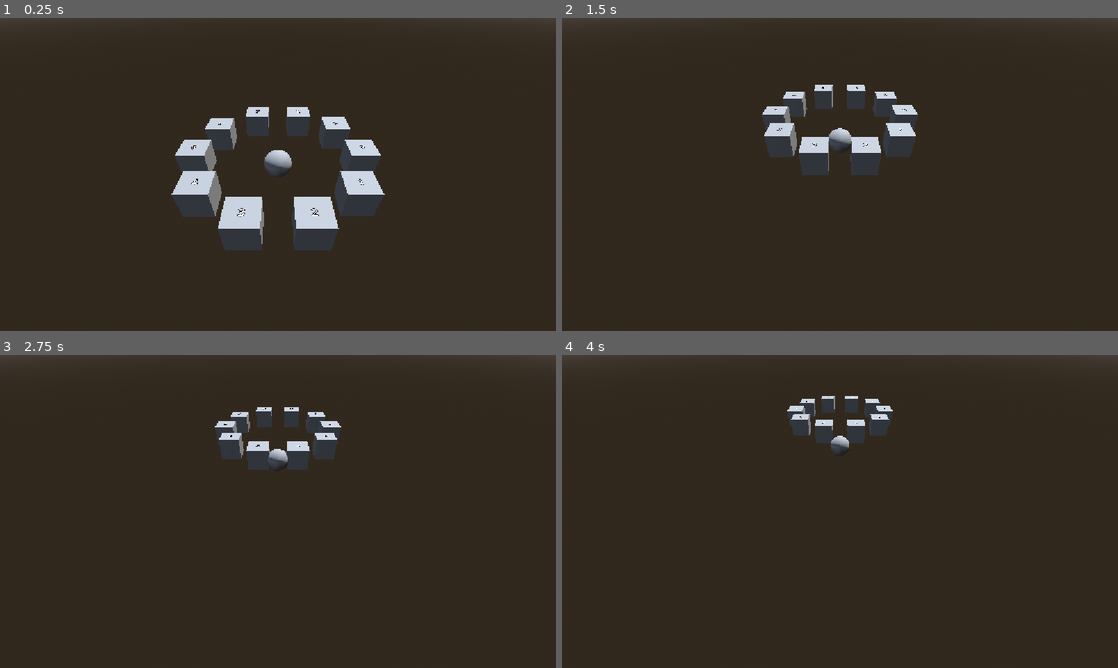
Above: before the commit, frames 1-4 (two rows, left to right).
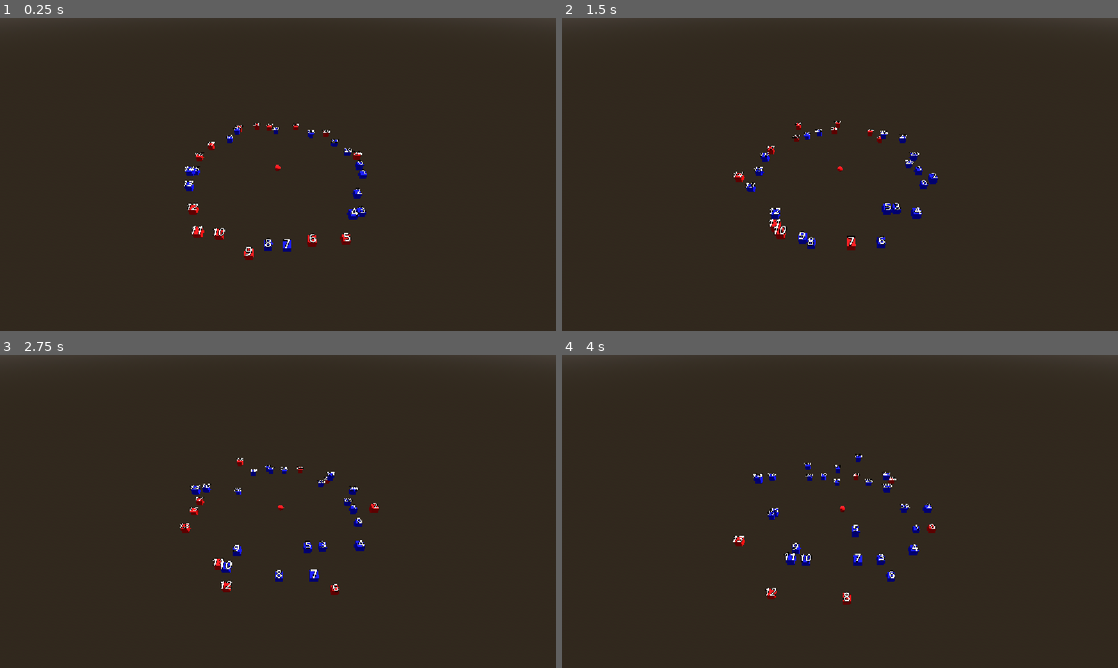
Above: after the commit, the same moments.

Repository: rubedo-red/AI-ICA
Game: Godot game, scene res://main_scene.tscn
The game is run twice, just before and just after one commit, with the same random seed, the same clock (stepped at 60 frames per second) and the same inputs.
Inputs:
- Up to frame 1 (0.25 s): no input
- Up to frame 2 (1.5 s): no input
- Up to frame 3 (2.75 s): no input
- Up to frame 4 (4 s): no input

The runs differ from the first frame. In frame 1, 8.5% of the frame differs, in the area x 30-70%, y 28-78%; in frame 2, 5.4%; in frame 3, 3.7%; in frame 4, 2.9%.

Commit message:
cohesion
added cohesion and fixed movement bug

Diff:
--- a/boid.gd
+++ b/boid.gd
@@ -1,12 +1,15 @@
-extends Node
+extends Node3D
 
 var id: int
+var pullStrength:float
+var cohesionSize:float
 
-func setup( boid_id : int = 0) -> void:
+func setup( boid_id : int = 0, boid_cohesion_strength : float = 0.4,boid_cohesion_size : float = 3.0 ) -> void:
 	id=boid_id
+	pullStrength = boid_cohesion_strength
+	cohesionSize = boid_cohesion_size
 	var label_node := $CollisionShape3D/MeshInstance3D/bLabel
 	label_node.text = str(id)
-	print("			-Boid ", id, " Ready")
 
 
 # Called when the node enters the scene tree for the first time.
@@ -18,5 +21,15 @@
 
 # Called every frame. 'delta' is the elapsed time since the previous frame.
 func _process(delta: float) -> void:
+	var parent_position = get_parent_node_3d().position
+	var distance = global_position.distance_to(parent_position)
+
+	global_position.x += randf_range(-4,4)* delta
+	global_position.y += randf_range(-4,4)* delta
+	global_position.z += randf_range(-4,4)* delta
+
+	if distance > cohesionSize:
+		var direction = (parent_position - global_position).normalized()
+		global_position += direction * pullStrength * delta
 
 	pass
--- a/boid.tscn
+++ b/boid.tscn
@@ -4,19 +4,30 @@
 
 [sub_resource type="BoxShape3D" id="BoxShape3D_un08l"]
 
+[sub_resource type="StandardMaterial3D" id="StandardMaterial3D_ctwoc"]
+resource_local_to_scene = true
+albedo_color = Color(0, 1, 0, 1)
+
+[sub_resource type="StandardMaterial3D" id="StandardMaterial3D_2wjsd"]
+resource_local_to_scene = true
+
 [sub_resource type="BoxMesh" id="BoxMesh_un08l"]
+resource_local_to_scene = true
+material = SubResource("StandardMaterial3D_2wjsd")
 
 [node name="Boid" type="CharacterBody3D" unique_id=1807621701]
 script = ExtResource("1_xur1n")
 
 [node name="CollisionShape3D" type="CollisionShape3D" parent="." unique_id=603293540]
+transform = Transform3D(0.2, 0, 0, 0, 0.2, 0, 0, 0, 0.2, 0, 0, 0)
 shape = SubResource("BoxShape3D_un08l")
 debug_color = Color(18.328726, 0, 9.243387, 1)
 
 [node name="MeshInstance3D" type="MeshInstance3D" parent="CollisionShape3D" unique_id=1421480357]
+material_override = SubResource("StandardMaterial3D_ctwoc")
 mesh = SubResource("BoxMesh_un08l")
 
 [node name="bLabel" type="Label3D" parent="CollisionShape3D/MeshInstance3D" unique_id=395443958]
-transform = Transform3D(1, 0, 0, 0, 0.004900204, 0.999988, 0, -0.999988, 0.004900204, -0.001636371, 0.5015778, 0)
+transform = Transform3D(5, 0, 0, 0, 0.024500769, 4.99994, 0, -4.99994, 0.024500769, -0.001636371, 0.72008836, 0)
 text = "Boid: "
 font_size = 60
--- a/unit.gd
+++ b/unit.gd
@@ -8,16 +8,16 @@
 #max distance from the average position between boids
 var cohesion
 
-func _init(_boids: int =10, _cohesion: float = 3):
+func _init(_boids: int =30, _cohesion: float = 3):
 	startingBoids=_boids
 	cohesion=_cohesion
 
 func _calc_average_pos() -> Vector3:
-	var pos_total: Vector3 =  Vector3(0.0, 0.0, 0.0)
+	var pos_total: Vector3 = Vector3.ZERO
 	for boid in boidArray:
-		pos_total = boid.position + pos_total
-	var pos = Vector3(pos_total.x/boidArray.size(),pos_total.y/boidArray.size(),pos_total.z/boidArray.size())
-	return pos
+		pos_total += boid.global_position
+	pos_total/= boidArray.size()
+	return pos_total.snapped(Vector3(0.001,0.001,0.001))
 
 func _spawn_boid(newPosition: Vector3, id: int) -> void:
 	var scene: PackedScene = load("res://boid.tscn")
@@ -29,6 +29,8 @@
 
 	instance.position = newPosition
 	instance.setup(id)
+
+	instance.name = "Boid"+str(id)
 	add_child(instance)
 	boidArray.push_back(instance)
 	pass
@@ -36,27 +38,46 @@
 # Called when the node enters the scene tree for the first time.
 func _ready() -> void:
 
-	print_debug("	-Boids To Spawn: ", startingBoids)
-
 	var x
 	var z
 	var angle_step = 2*3.14/startingBoids
 	var angle
 	for i in range(startingBoids):
-		#Calculate position around the unit Node3d
 		angle=i*angle_step
 		x=cohesion*cos(angle)
 		z=cohesion*sin(angle)
 		var pos: Vector3 = Vector3(position.x+x, position.y, position.z+z)
 
 		_spawn_boid(pos, i)
-		print("		-Spawned Boids")
-	pass # Replace with function body.
+	pass
 
 
 # Called every frame. 'delta' is the elapsed time since the previous frame.
 func _process(delta: float) -> void:
-	position = _calc_average_pos()
+
+
+	var target_center = _calc_average_pos()
+
+	var position_offset = target_center - global_position
+
+	global_position = target_center
+
 	for boid in boidArray:
-		boid.position.z-= 0.02
+		boid.global_position -= position_offset
+		var distance = boid.global_position.distance_to(global_position)
+
+		var mesh_node = boid.get_node("CollisionShape3D/MeshInstance3D") as MeshInstance3D
+
+		var mat = mesh_node.get_active_material(0) as StandardMaterial3D
+		if mat and not mesh_node.has_meta("material_duplicated"):
+			mat = mat.duplicate()
+			mesh_node.set_surface_override_material(0, mat)
+			mesh_node.set_meta("material_duplicated", true)
+
+		if mat:
+			if distance > cohesion:
+				mat.albedo_color = Color(1, 0, 0)
+			else:
+				mat.albedo_color = Color(0, 0, 1)
+
 	pass
--- a/unit.tscn
+++ b/unit.tscn
@@ -4,14 +4,22 @@
 
 [sub_resource type="SphereShape3D" id="SphereShape3D_un08l"]
 
+[sub_resource type="StandardMaterial3D" id="StandardMaterial3D_btf8p"]
+albedo_color = Color(1, 0, 0.03529412, 0.14509805)
+
+[sub_resource type="StandardMaterial3D" id="StandardMaterial3D_ctwoc"]
+
 [sub_resource type="SphereMesh" id="SphereMesh_3pcld"]
+material = SubResource("StandardMaterial3D_ctwoc")
 
 [node name="Unit" type="CharacterBody3D" unique_id=1300394952]
 script = ExtResource("1_btf8p")
 
 [node name="CollisionShape3D" type="CollisionShape3D" parent="." unique_id=1151404491]
+transform = Transform3D(0.2, 0, 0, 0, 0.2, 0, 0, 0, 0.2, 0, 0, 0)
 shape = SubResource("SphereShape3D_un08l")
 debug_color = Color(0.36862746, 0.47843137, 1, 1)
 
 [node name="MeshInstance3D" type="MeshInstance3D" parent="CollisionShape3D" unique_id=835088675]
+material_override = SubResource("StandardMaterial3D_btf8p")
 mesh = SubResource("SphereMesh_3pcld")
